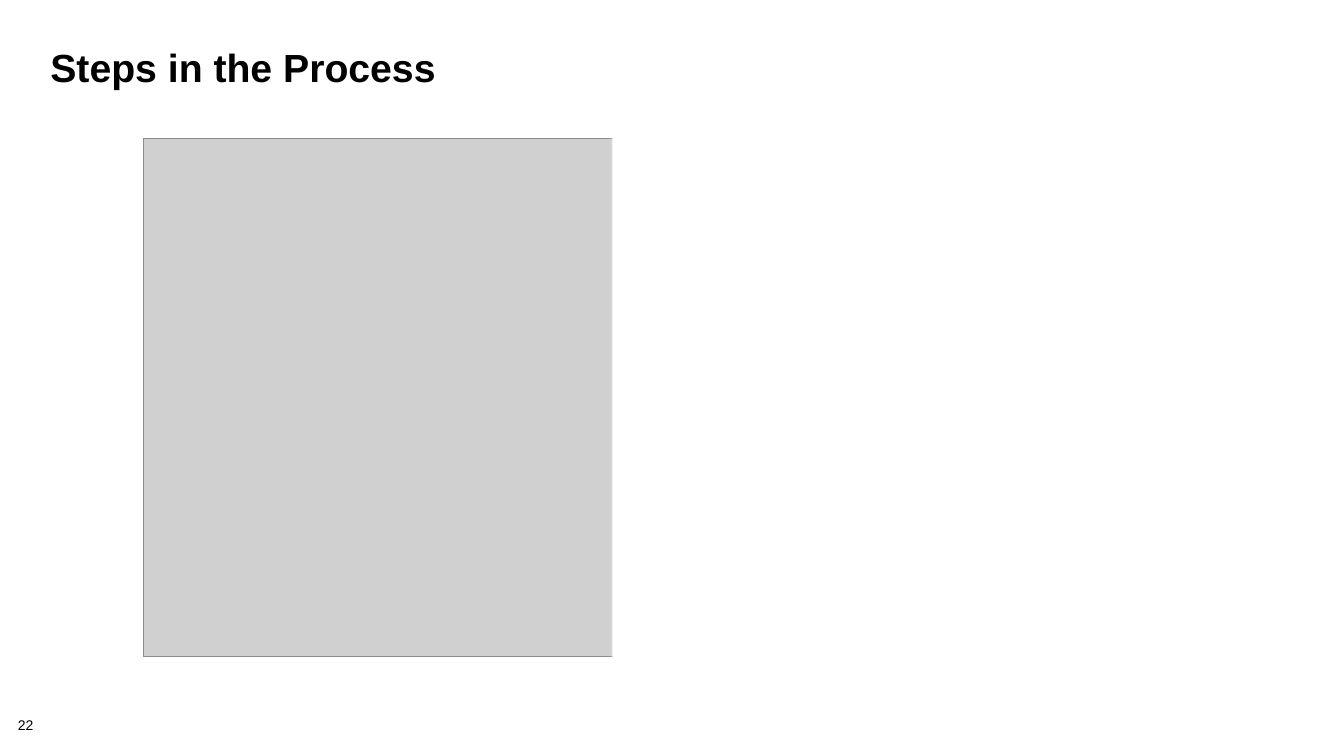
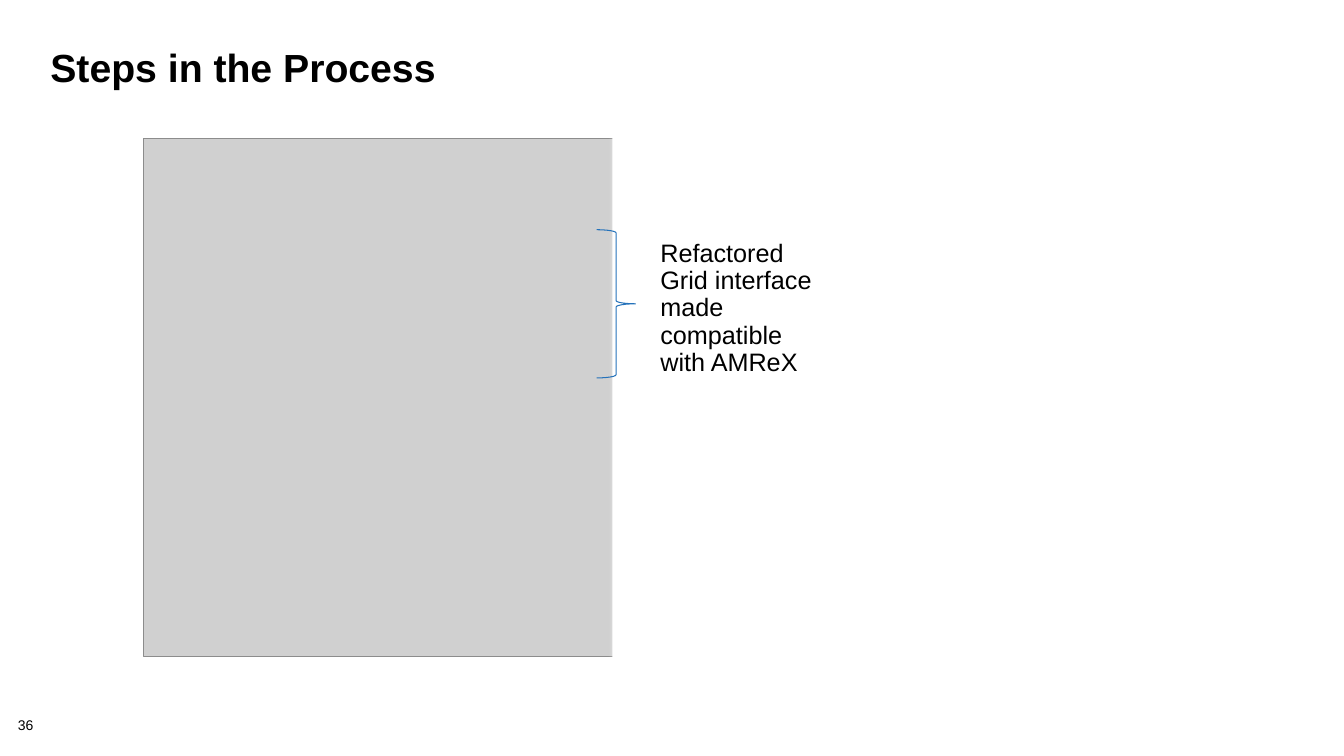
Before and after one commit to bssw-tutorial/presentations, a slide deck: slide 36 of refactoring.pptx (slide 22 before the commit). Drawn at 1344x756 pixels with LibreOffice and Linux fonts; fonts in the diff are those of the drawing; grey boxes stand for pictures; background and template pictures are left out. Boxes give left, top, right and bottom in pixels: in the first picture for what was removed or moved away, otherwise in the second. Text is boxed around its words. In the diff, an @@ line names an element or a change of style, - is before the commit and + after.

```diff
--- a/refactoring.pptx
+++ b/refactoring.pptx
@@ right brace added at (597, 230, 635, 378), outline #2673BA 0.75 pt @@
@@ text added at (660, 243, 812, 372), 18 pt, text #000000 @@
+Refactored Grid interface made compatible with AMReX
@@ page number at (18, 720, 34, 730): text changed @@
-22
+36
```
Also in this commit, not shown: 7 other slides changed, 15 slides added.
